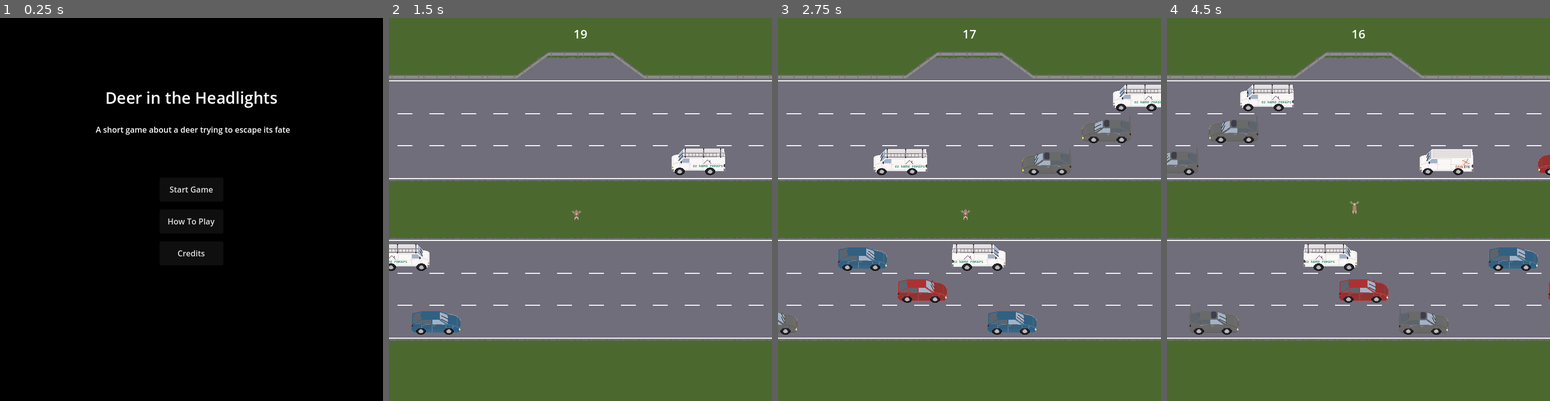
Above: before the commit, frames 1-4 (left to right).
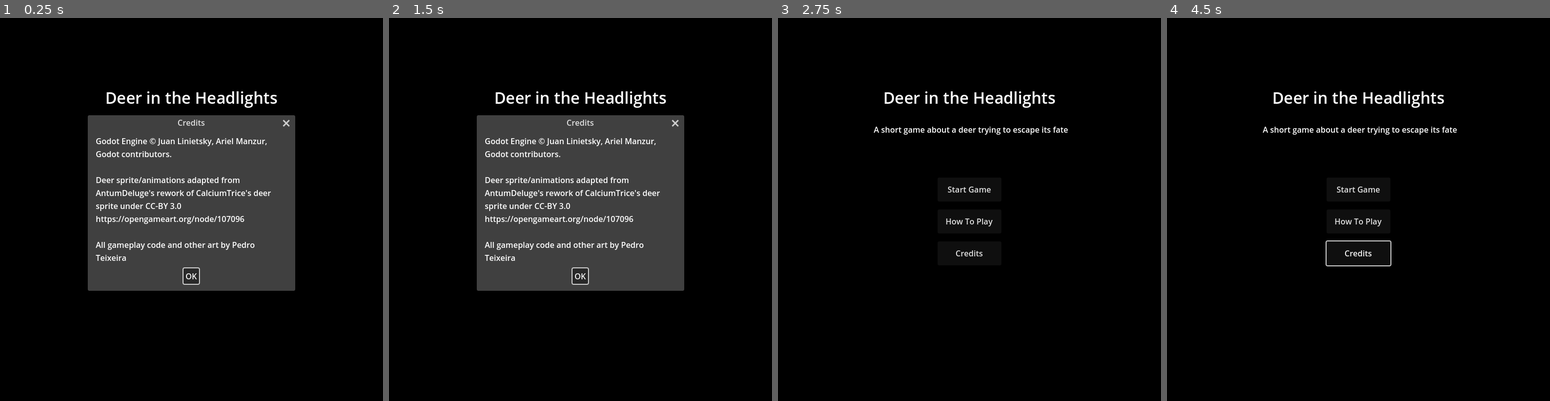
Above: after the commit, the same moments.

Repository: Pedro-T/deer-in-the-headlights
Game: Godot game, scene res://Main.tscn
Two runs of this game, one before a commit and one after it. Both use one fixed random seed, a clock stepped at 60 frames per second and the inputs below.
Inputs (mouse positions are in pixels of both pictures, inside the frame that each line leads up to):
- Up to frame 1 (0.25 s): no input
- Up to frame 2 (1.5 s): click "Start Game" at 0.5 s; click (580, 190) at 1.25 s, where only the run after the commit has a clickable "Start Game"
- Up to frame 3 (2.75 s): click (969, 274) at 2 s, where only the run after the commit has a clickable "OK"
- Up to frame 4 (4.5 s): click (1358, 251) at 2.75 s, where only the run after the commit has a clickable "Credits"; click (1358, 274) at 3.5 s, where only the run after the commit has a clickable "OK"; hold W (move_up) from 4.28 s (still down)

The runs differ from the first frame. In frame 1, 25% of the frame differs, in the area x 22-78%, y 25-72%; in frame 2, 100%; in frame 3, 100%, in the area x 0-100%, y 0-100%; in frame 4, 100%.

Commit message:
basic credits screen closes #9

Diff:
--- a/deer-in-the-headlights/overlay_screens/Screens.tscn
+++ b/deer-in-the-headlights/overlay_screens/Screens.tscn
@@ -94,6 +94,20 @@
 Escape within 20 seconds to avoid the hunter's bullet!"
 dialog_autowrap = true
 
+[node name="CreditsPopup" type="AcceptDialog" parent="TitleScreen"]
+oversampling_override = 1.0
+title = "Credits"
+initial_position = 1
+size = Vector2i(400, 314)
+visible = true
+dialog_text = "Godot Engine © Juan Linietsky, Ariel Manzur, Godot contributors.
+
+Deer sprite/animations adapted from AntumDeluge's rework of CalciumTrice's deer sprite under CC-BY 3.0
+https://opengameart.org/node/107096
+
+All gameplay code and other art by Pedro Teixeira"
+dialog_autowrap = true
+
 [connection signal="pressed" from="GameOverScreen/RestartButton" to="." method="_on_title_return_button_pressed"]
 [connection signal="pressed" from="TitleScreen/StartButton" to="." method="_on_start_button_pressed"]
 [connection signal="pressed" from="TitleScreen/InstructionsButton" to="." method="_on_instructions_button_pressed"]
--- a/deer-in-the-headlights/overlay_screens/screens.gd
+++ b/deer-in-the-headlights/overlay_screens/screens.gd
@@ -10,14 +10,11 @@
     $GameOverScreen.visible = false
     $TitleScreen.visible = false
 
-
-
-
 func show_instructions() -> void:
     $TitleScreen/InstructionsPopup.popup()
 
 func show_credits() -> void:
-    pass
+    $TitleScreen/CreditsPopup.popup()
 
 
 # button handlers
